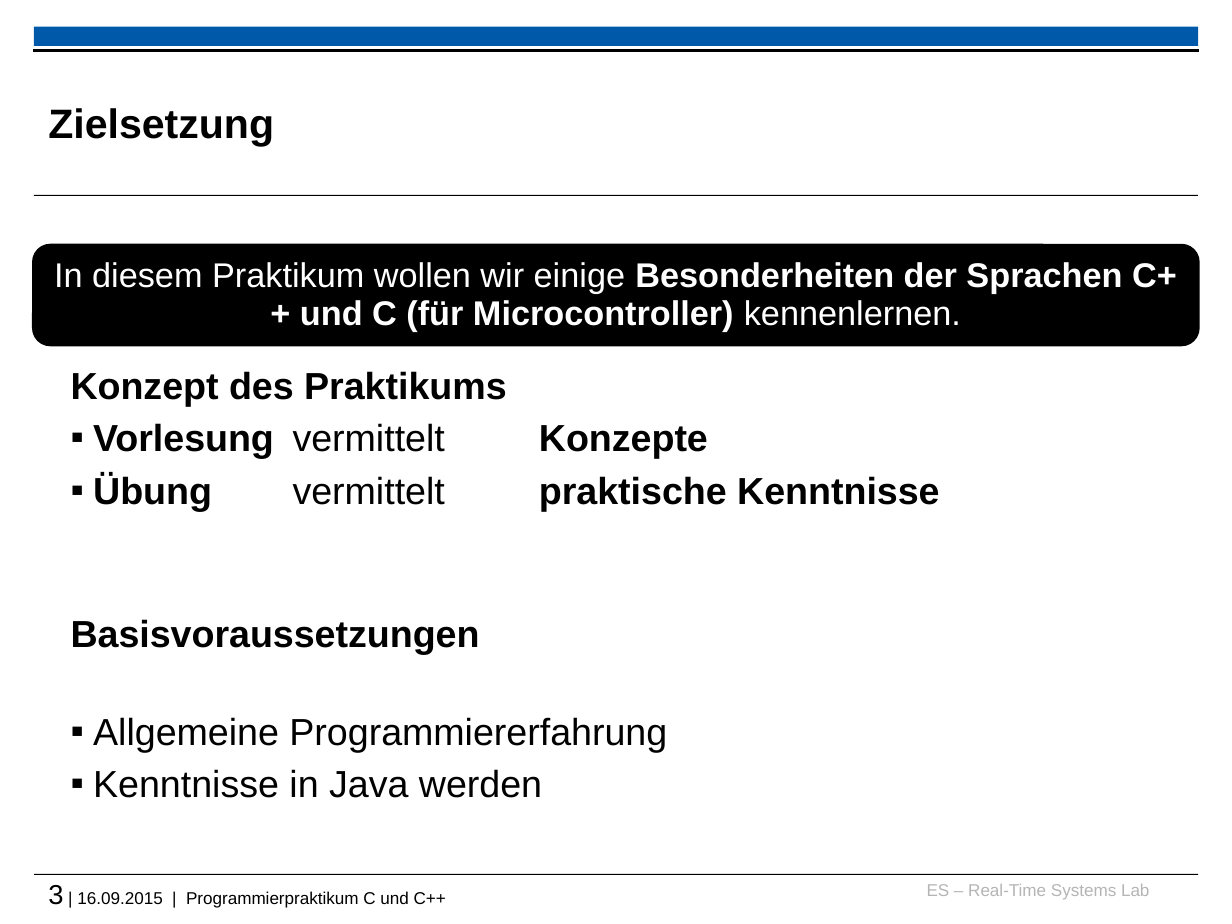
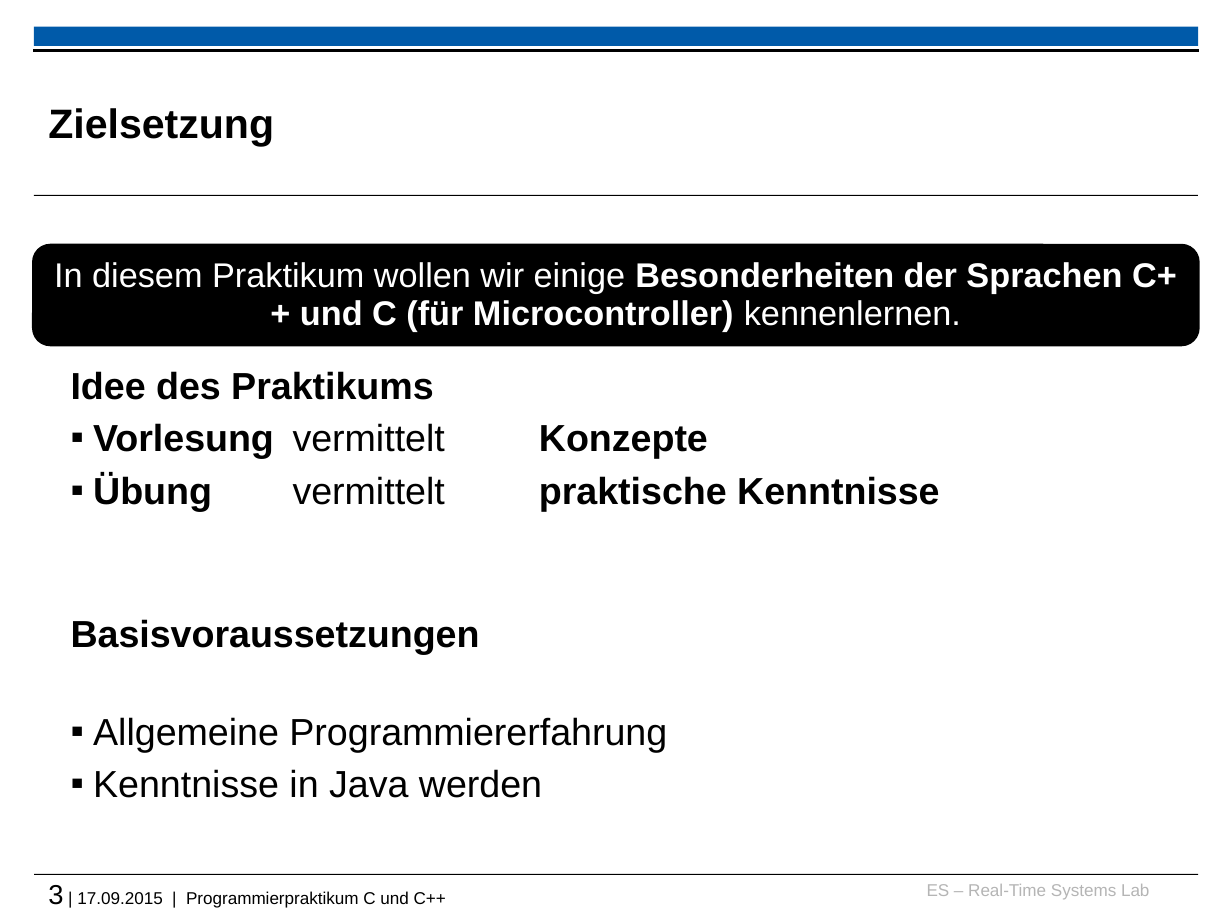
Before and after one commit to h82k/tud-cppp, a slide deck: slide 3 of cppp_lecture.pptx. Drawn at 1232x924 pixels with LibreOffice and Linux fonts; fonts in the diff are those of the drawing; background and template pictures are left out. Boxes give left, top, right and bottom in pixels: in the first picture for what was removed or moved away, otherwise in the second. Text is boxed around its words. In the diff, an @@ line names an element or a change of style, - is before the commit and + after.

```diff
--- a/cppp_lecture.pptx
+++ b/cppp_lecture.pptx
@@ text at bbox=[71, 371, 434, 400]: text changed @@
-  Konzept des Praktikums
+  Idee des Praktikums
@@ text at bbox=[48, 885, 446, 908]: text changed @@
-3 | 16.09.2015 | Programmierpraktikum C und C++
+3 | 17.09.2015 | Programmierpraktikum C und C++
```
Also in this commit, not shown: 6 other slides changed, 3 slides added, 1 slide removed, 1 other file.
